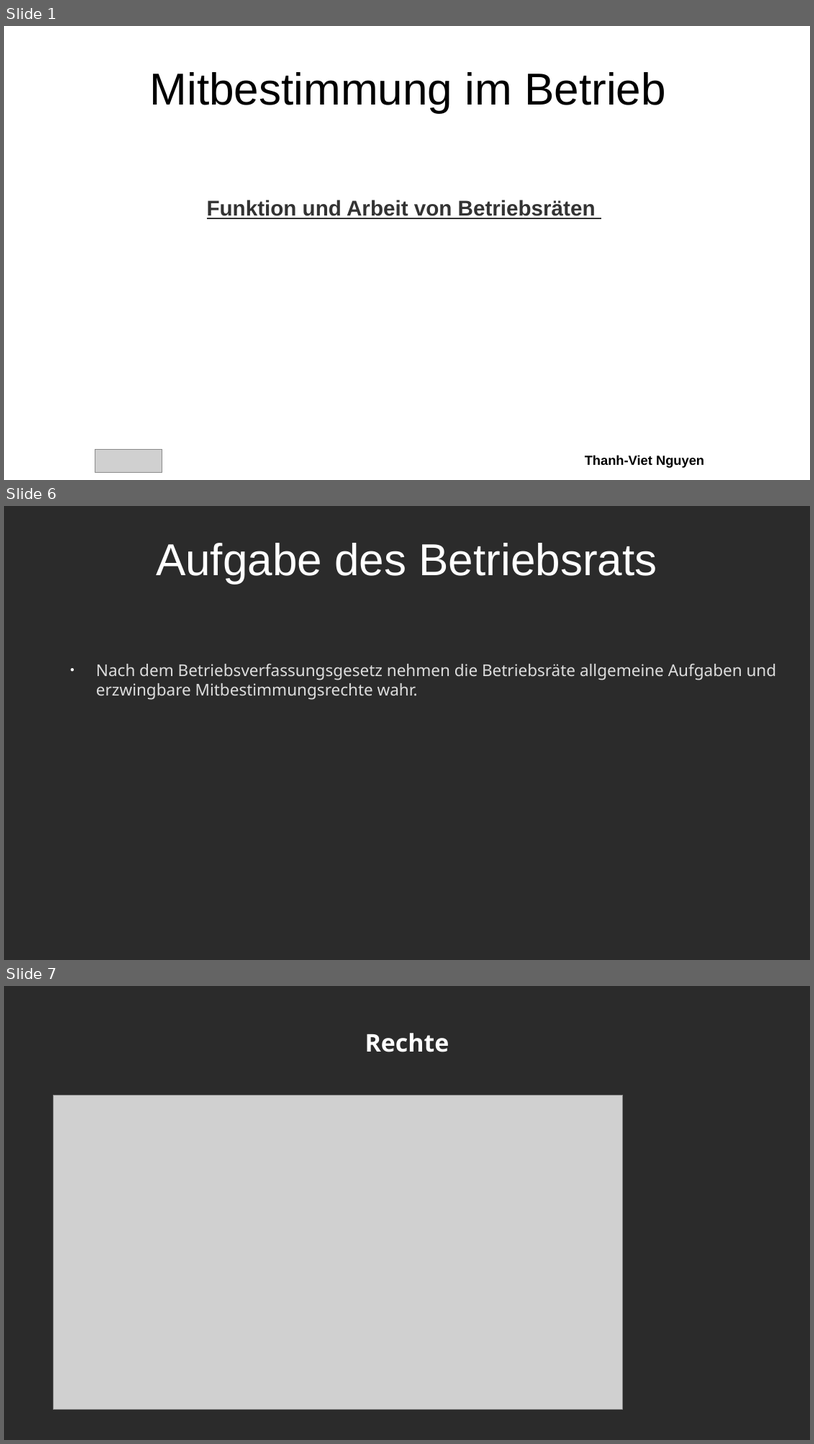
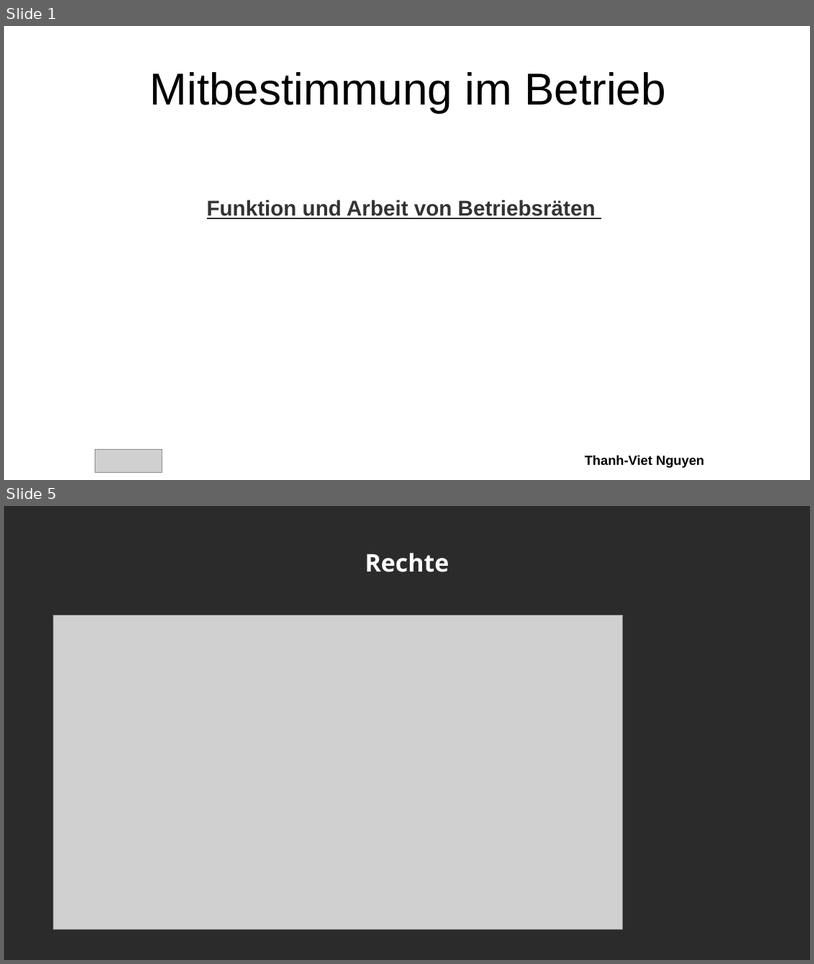
Before and after one commit to Quanterm/Mitbestimmung-im-Betrieb, a slide deck: Funktion und Arbeit von Betriebsräten2.odp. Shown one above the other, each under a label of ours: slides 1, 6 and 7 before the commit, slides 1 and 5 after it; the slides between them are not shown. The pictures are 814x1444 and 814x964 pixels, drawn with LibreOffice and Linux fonts; fonts in the diff are those of the drawing; grey boxes stand for pictures; background and template pictures are left out; a plain dark background stands for a picture behind light text. Boxes give left, top, right and bottom in pixels: in the first picture for what was removed or moved away, otherwise in the second. Text is boxed around its words. In the diff, an @@ line names an element or a change of style, - is before the commit and + after.

```diff
--- a/Funktion und Arbeit von Betriebsräten2.odp
+++ b/Funktion und Arbeit von Betriebsräten2.odp
@@ slide 6 removed at (x1=4, y1=506, x2=810, y2=960), background picture (left out) @@
@@ title removed at (x1=156, y1=543, x2=658, y2=584) @@
-Aufgabe des Betriebsrats
@@ text removed at (x1=96, y1=664, x2=777, y2=700) @@
-● Nach dem Betriebsverfassungsgesetz nehmen die Betriebsräte allgemeine Aufgaben und erzwingbare Mitbestimmungsrechte wahr.
@@ what was slide 7 is now slide 5 @@
```
Also in this commit, not shown: 3 slides changed, 1 slide added, 1 other slide removed, 28 other files.
